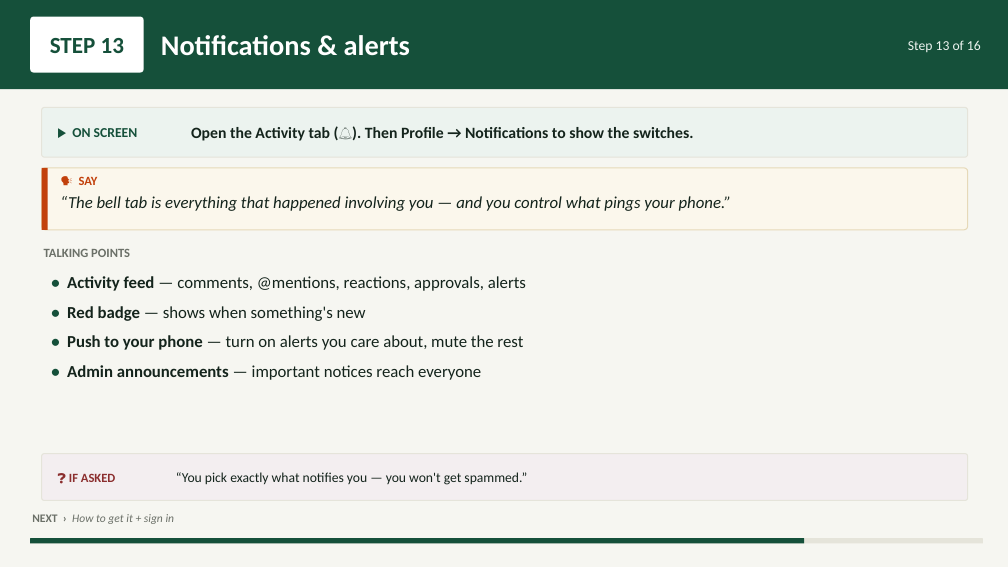
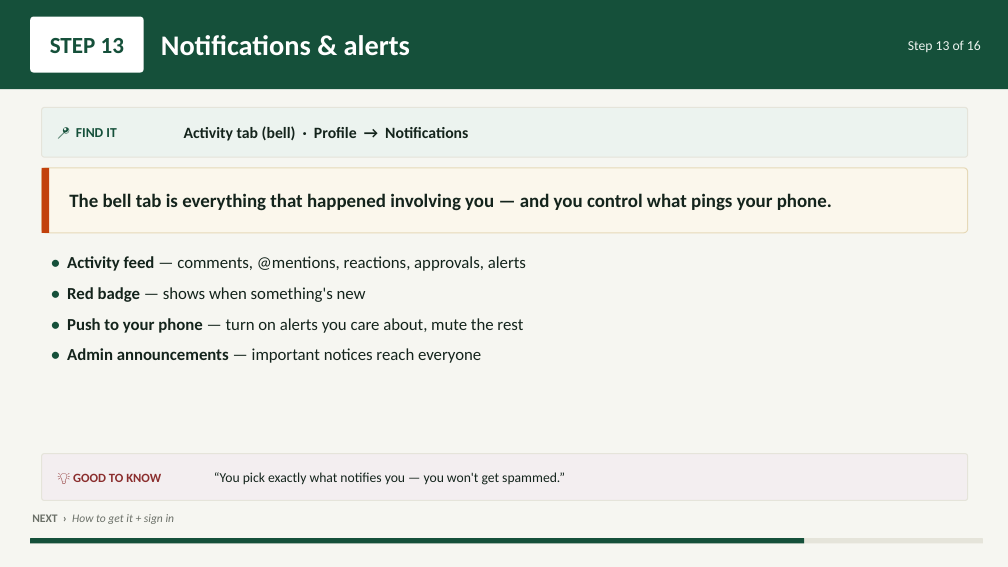
Before and after one commit to btheis15/mlr-app, a slide deck: slide 14 of presentation/MLR-App-Presentation.pptx. Drawn at 1008x567 pixels with LibreOffice and Linux fonts; fonts in the diff are those of the drawing. Boxes give left, top, right and bottom in pixels: in the first picture for what was removed or moved away, otherwise in the second. Text is boxed around its words. In the diff, an @@ line names an element or a change of style, - is before the commit and + after.

```diff
--- a/presentation/MLR-App-Presentation.pptx
+++ b/presentation/MLR-App-Presentation.pptx
@@ text at box(76, 128, 116, 137): text changed @@
-▶ ON SCREEN
+📍 FIND IT
@@ text at box(184, 126, 468, 141): text changed @@
-Open the Activity tab (🔔). Then Profile → Notifications to show the switches.
+Activity tab (bell) · Profile → Notifications
@@ text "The bell tab is everything ..." at box(69, 193, 832, 211): vertical alignment top to middle @@
@@ text removed at box(79, 176, 98, 185) @@
-🗣 SAY
@@ text at box(69, 193, 832, 211): text changed; size 16 to 18 pt; bold on; italic off @@
-“The bell tab is everything that happened involving you — and you control what pings your phone.”
+The bell tab is everything that happened involving you — and you control what pings your phone.
@@ text removed at box(44, 249, 130, 257) @@
-TALKING POINTS
@@ text "• Activity feed — comments, ...": place and size @@
-text "• Activity feed — comments, ..." at box(67, 276, 526, 380)
+text "• Activity feed — comments, ..." at box(67, 256, 526, 363)
@@ text "• Activity feed — comments, ..." at box(67, 256, 526, 363): more space between paragraphs @@
@@ text removed at box(69, 473, 116, 482) @@
-❓ IF ASKED
@@ text added at box(73, 473, 161, 482), 12 pt, text #8B2E2E, bold @@
+💡 GOOD TO KNOW
@@ text "“You pick exactly what notifies ...": place and size @@
-text "“You pick exactly what notifies ..." at box(176, 472, 527, 485)
+text "“You pick exactly what notifies ..." at box(214, 472, 565, 485)
```
Also in this commit, not shown: 14 other slides changed, 1 other file.
